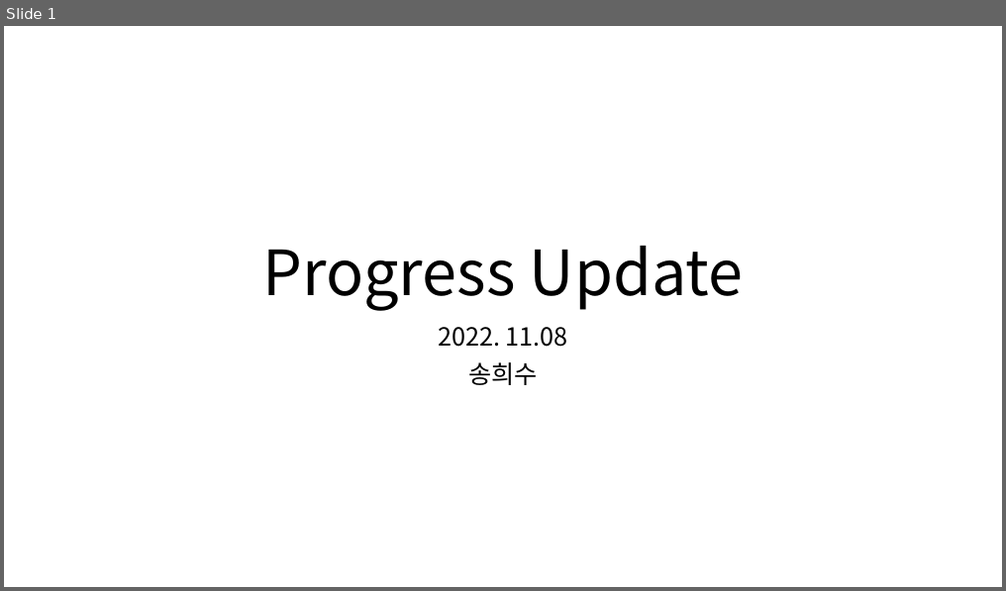
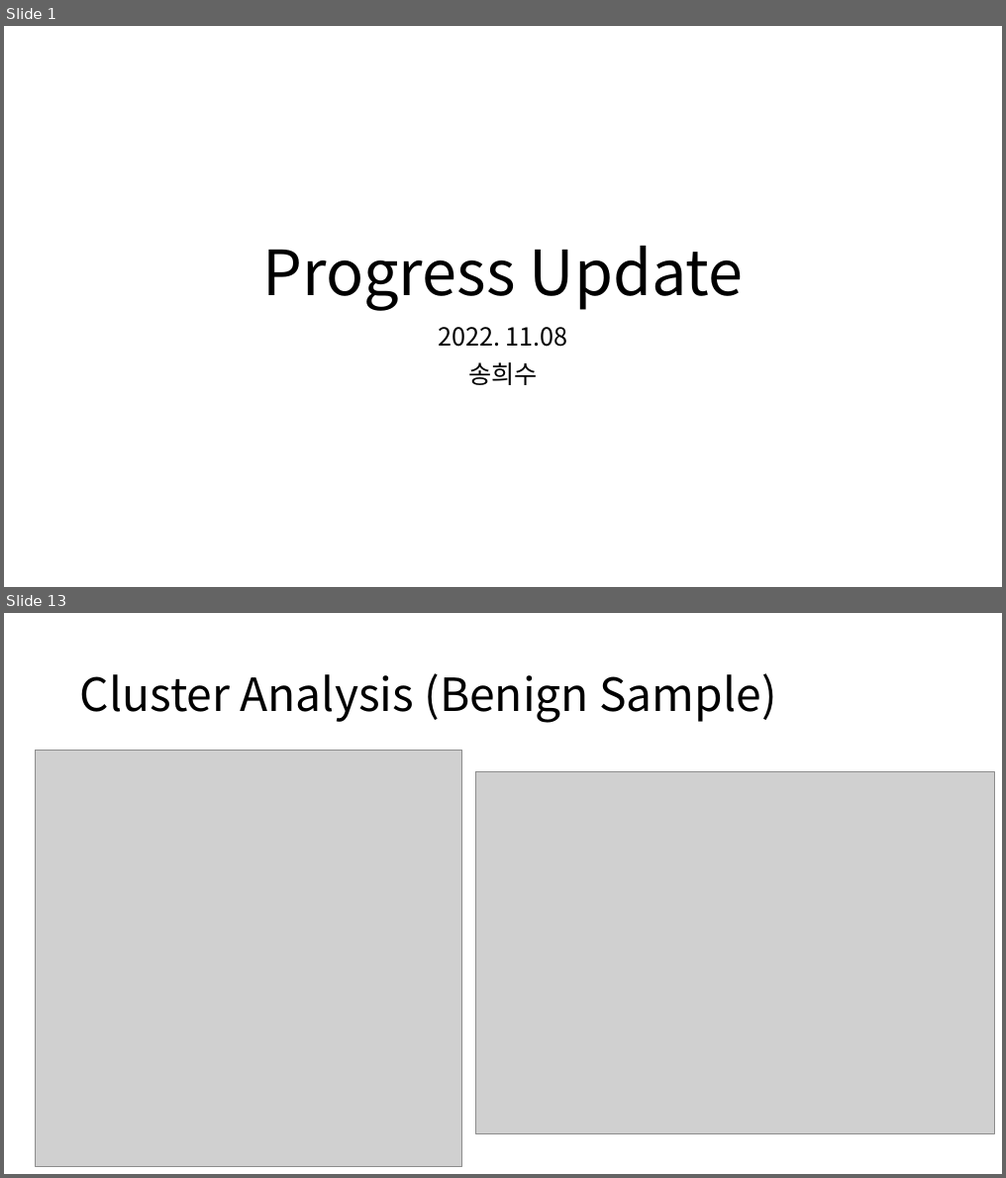
Before and after one commit to HeesooSong/UNIST_internship, a slide deck: Progress Update/20221108_Progress Update.pptx. Shown one above the other, each under a label of ours: slide 1 before the commit, slides 1 and 13 after it; the slides between them are not shown. The pictures are 1006x591 and 1006x1178 pixels, drawn with LibreOffice and Linux fonts; fonts in the diff are those of the drawing; grey boxes stand for pictures. Boxes give left, top, right and bottom in pixels: in the first picture for what was removed or moved away, otherwise in the second. Text is boxed around its words. In the diff, an @@ line names an element or a change of style, - is before the commit and + after.

```diff
--- a/Progress Update/20221108_Progress Update.pptx
+++ b/Progress Update/20221108_Progress Update.pptx
@@ slide 13 added at [4,613,1002,1174], background #FFFFFF @@
@@ title added at [80,673,776,723], 44 pt, text #000000 @@
+Cluster Analysis (Benign Sample)
@@ picture added at [36,750,462,1167] @@
@@ picture added at [475,771,994,1134] @@
```
Also in this commit, not shown: 4 slides changed, 13 other slides added, 2 slides removed, 15 other files.
